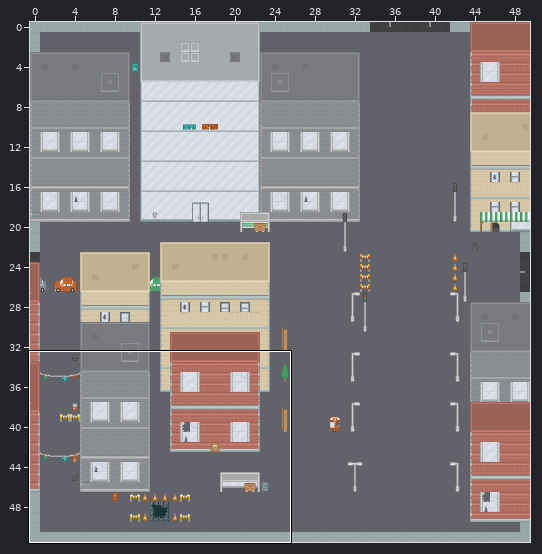
Tiled map: maps/level-1.tmx. Above: a wide view before the commit, with the close-up outlined.
Close-up. First the earlier version:
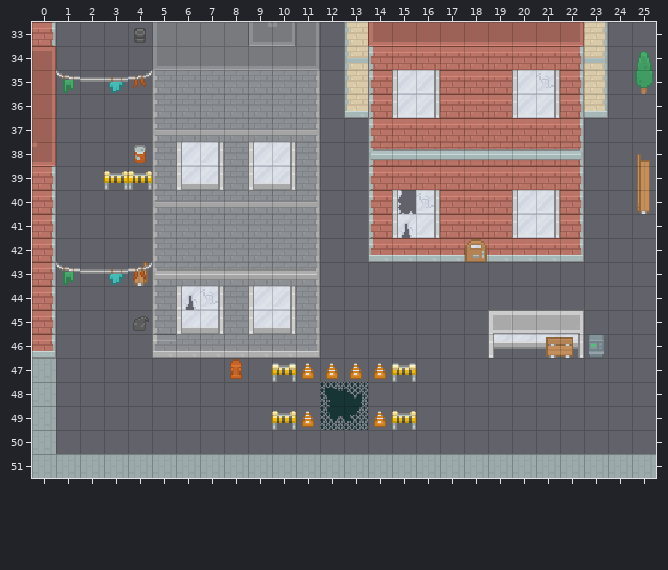
Cells are 16x16 px. Shown: x 0..25, y 33..51. The commit also changed other parts of the map, which this record leaves out.
The same view after the edit:
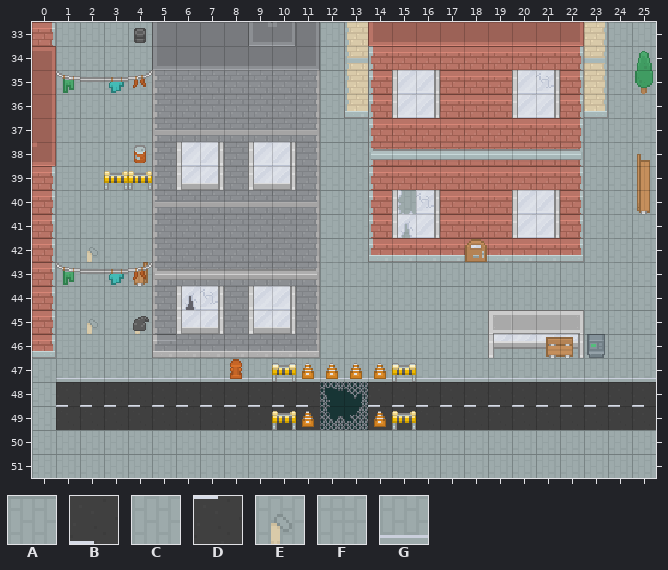
Key: from "roguelikeCity_magenta": A 704, B 713, C 741, D 750, E 778, F 779, G 815.
_ is an empty cell, . an unchanged one.
Tiles of an added or newly shown layer are drawn over the layers below it.
Diff:
--- layer "Floor" (now shown)
@@ x 1..25 @@
-33 ____......._...........__
-34 ____......._...........__
-35 ____......._...........__
-36 ____......._...........__
-37 ____.......__.........___
-38 ____.......__.........___
-39 ____.......__.........___
-40 ____.......__._.......___
-41 ____.......__._.......___
-42 ____.......__.........___
-43 ____.......______________
-44 ____.......______________
-45 ____......._______....___
-46 ____.......______________
-47 _________________________
-48 ___________..____________
-49 ___________..____________
-50 _________________________
+33 CCCC.......A...........CC
+34 CCCC.......A...........CC
+35 CCCC.......A...........CC
+36 CCCC.......A...........CC
+37 CCCC.......AA.........CCC
+38 CCCC.......AA.........CCC
+39 FFFF.......AA.........CCC
+40 FFFF.......AC.A.......CCC
+41 FFFF.......AC.A.......CCC
+42 FEFF.......AC.........CCC
+43 FFFF.......CCAAAAAAAAACCC
+44 FFFF.......CCCCAAAAAAACCC
+45 FEFE.......CCACAAA....CCA
+46 FFFF.......CCCCCCCCCCCAAA
+47 GGGGGGGGGGGGGGGGGGGGGGGGG
+48 BBBBBBBBBBB..BBBBBBBBBBBB
+49 DDDDDDDDDDD..DDDDDDDDDDDD
+50 AAAAAAAAAAAAAAAAAAAAAAAAA
Pixel boxes of the changes (left, top, right, bottom) in both close-ups:
added: (56, 22, 656, 454)
